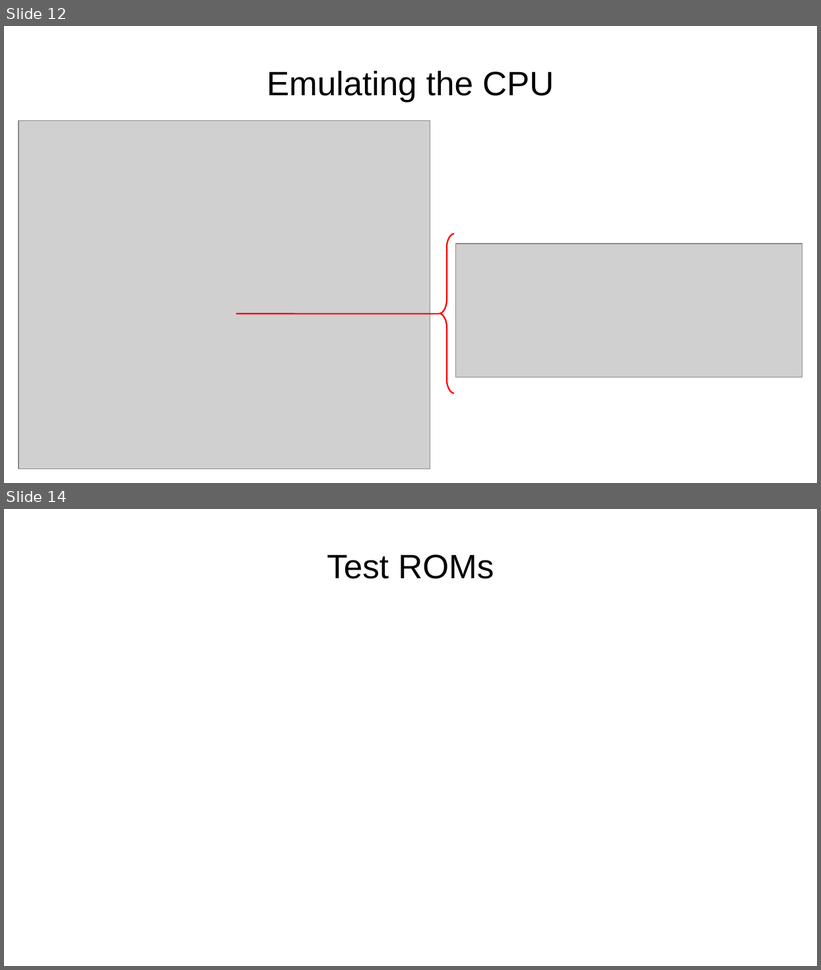
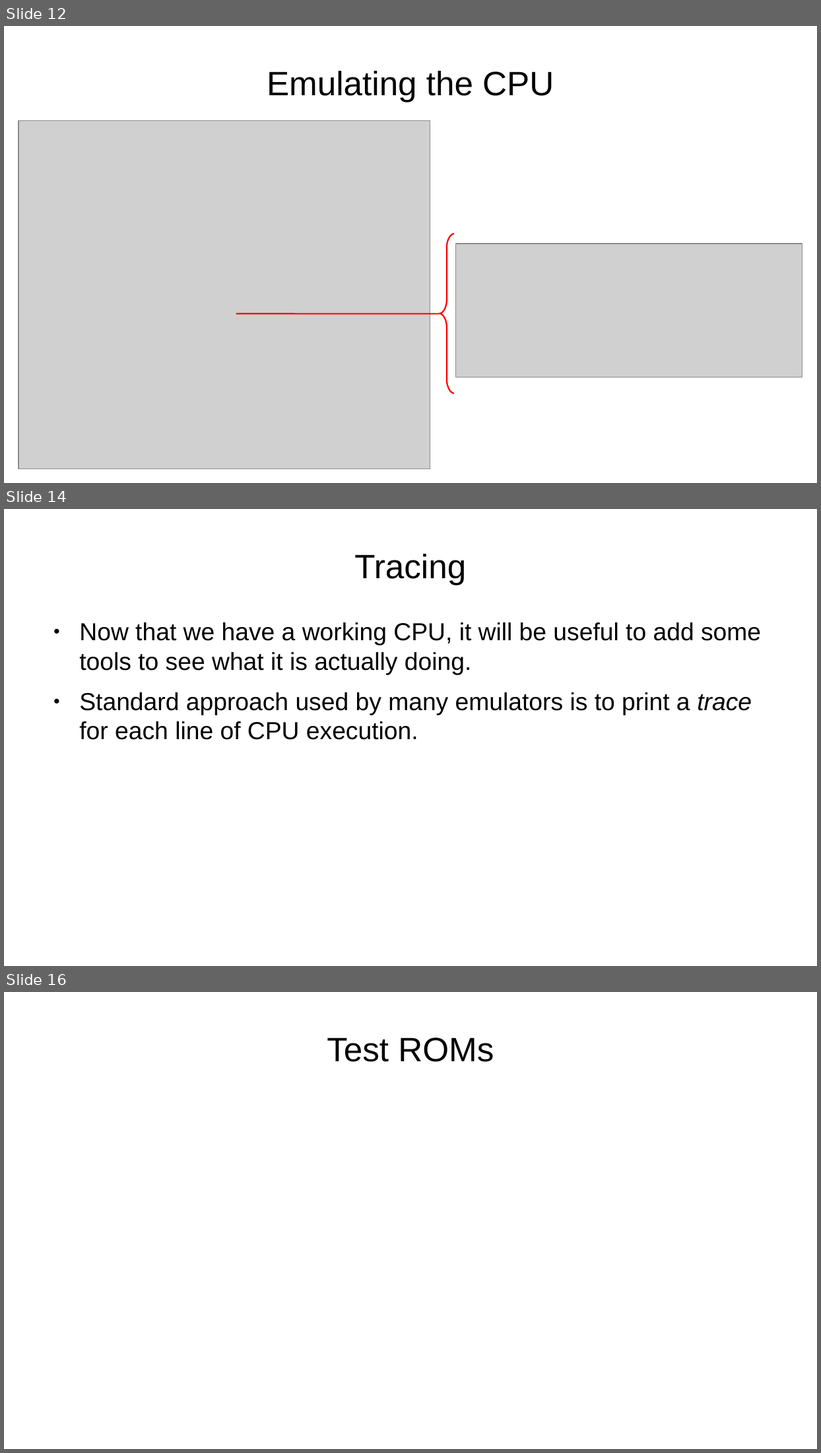
Before and after one commit to RevsRev/nes, a slide deck: tech-talk/NES emulator.odp. Shown one above the other, each under a label of ours: slides 12 and 14 before the commit, slides 12, 14 and 16 after it; the slides between them are not shown. The pictures are 821x970 and 821x1453 pixels, drawn with LibreOffice and Linux fonts; fonts in the diff are those of the drawing; grey boxes stand for pictures; background and template pictures are left out. Boxes give left, top, right and bottom in pixels: in the first picture for what was removed or moved away, otherwise in the second. Text is boxed around its words. In the diff, an @@ line names an element or a change of style, - is before the commit and + after.

```diff
--- a/tech-talk/NES emulator.odp
+++ b/tech-talk/NES emulator.odp
@@ slide 14 added at box(4, 509, 817, 966), background picture (left out) @@
@@ title added at box(354, 554, 466, 586), 33 pt, text #000000 @@
+Tracing
@@ text added at box(79, 623, 761, 740), 24 pt, text #000000 @@
+● Now that we have a working CPU, it will be useful to add some tools to see what it is actually doing.
+● Standard approach used by many emulators is to print a trace for each line of CPU execution.
@@ what was slide 14 is now slide 16 @@
```
Also in this commit, not shown: 2 slides changed, 1 other slide added, 1 other file.
